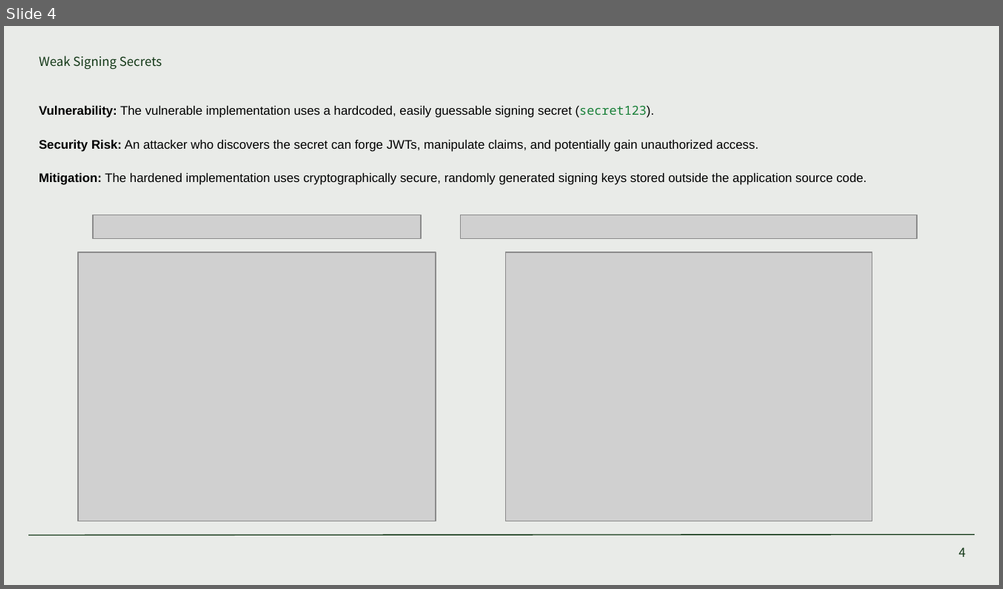
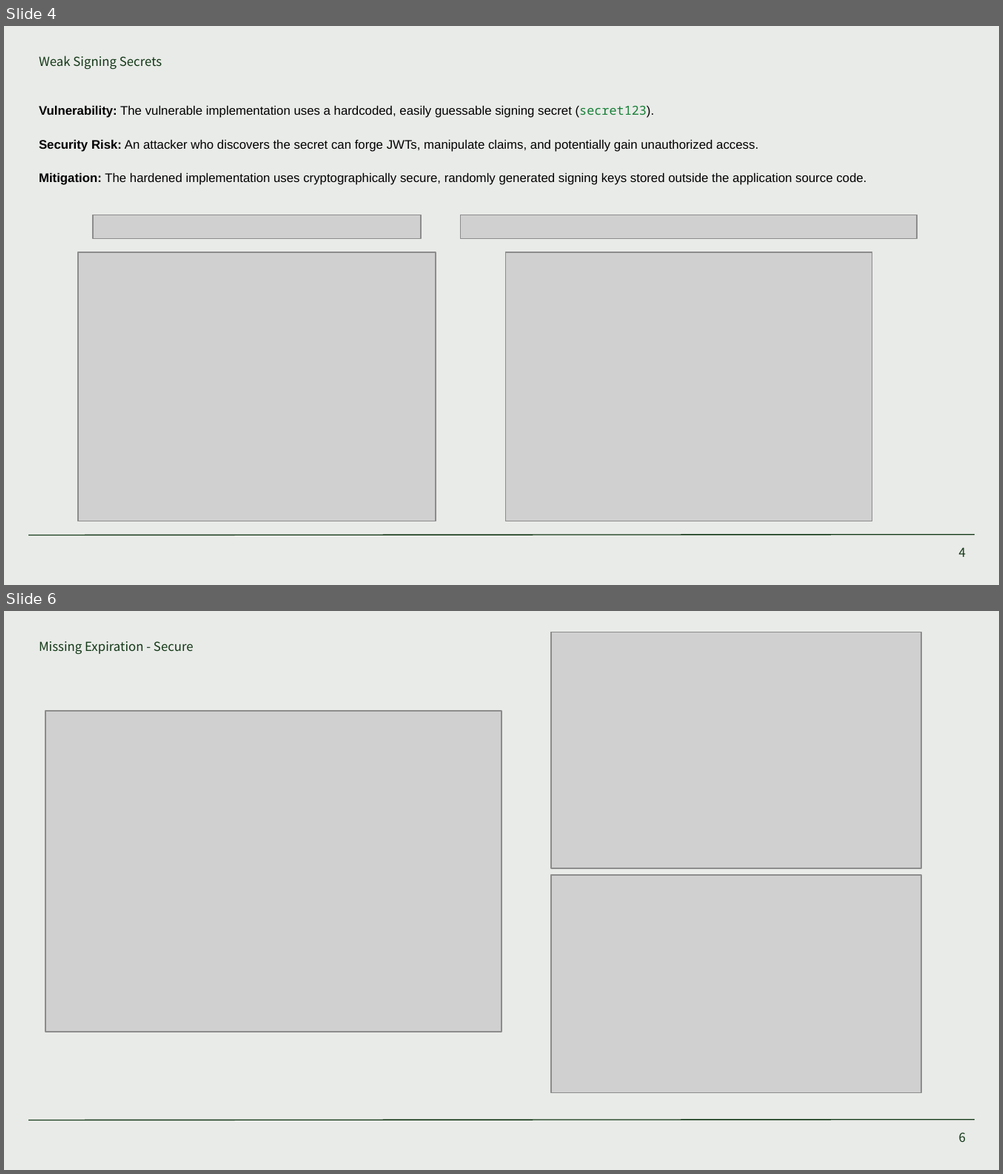
Before and after one commit to sbeveridge12/JWT-Hardening-and-Token-Security, a slide deck: Powerpoint/JWT Hardening and Token Security.pptx. Shown one above the other, each under a label of ours: slide 4 before the commit, slides 4 and 6 after it; the slides between them are not shown. The pictures are 1003x589 and 1003x1174 pixels, drawn with LibreOffice and Linux fonts; fonts in the diff are those of the drawing; grey boxes stand for pictures. Boxes give left, top, right and bottom in pixels: in the first picture for what was removed or moved away, otherwise in the second. Text is boxed around its words. In the diff, an @@ line names an element or a change of style, - is before the commit and + after.

```diff
--- a/Powerpoint/JWT Hardening and Token Security.pptx
+++ b/Powerpoint/JWT Hardening and Token Security.pptx
@@ slide 6 added at (x1=4, y1=611, x2=999, y2=1170), background #E9EBE8; not listed: 1 template element that a slide beside it also shows @@
@@ picture added at (x1=551, y1=632, x2=921, y2=869) @@
@@ subtitle added at (x1=39, y1=641, x2=193, y2=654), 9 pt, text #133817 @@
+Missing Expiration - Secure
@@ picture added at (x1=45, y1=710, x2=501, y2=1032) @@
@@ picture added at (x1=551, y1=876, x2=921, y2=1093) @@
@@ page number added at (x1=959, y1=1133, x2=965, y2=1142), 9 pt, text #133817 @@
+6
```
Also in this commit, not shown: 4 other slides added, 4 slides removed, 14 other files.
